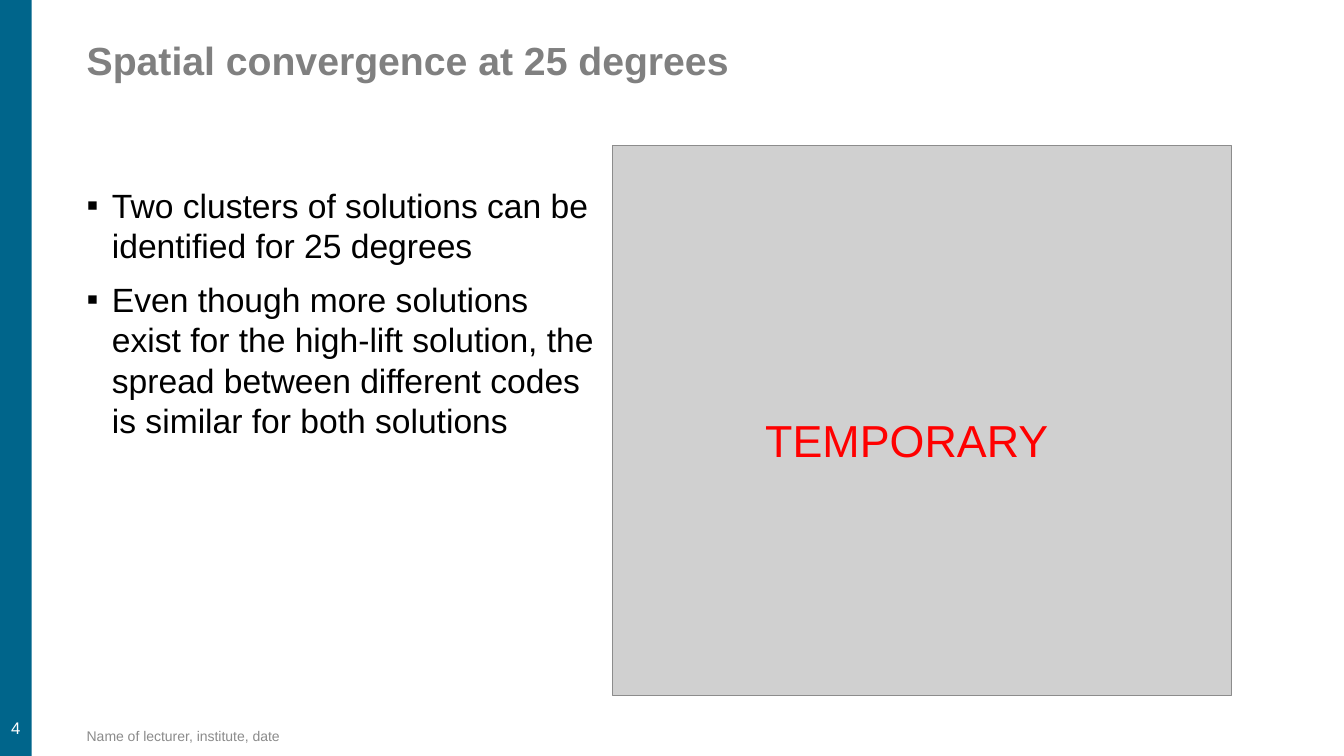
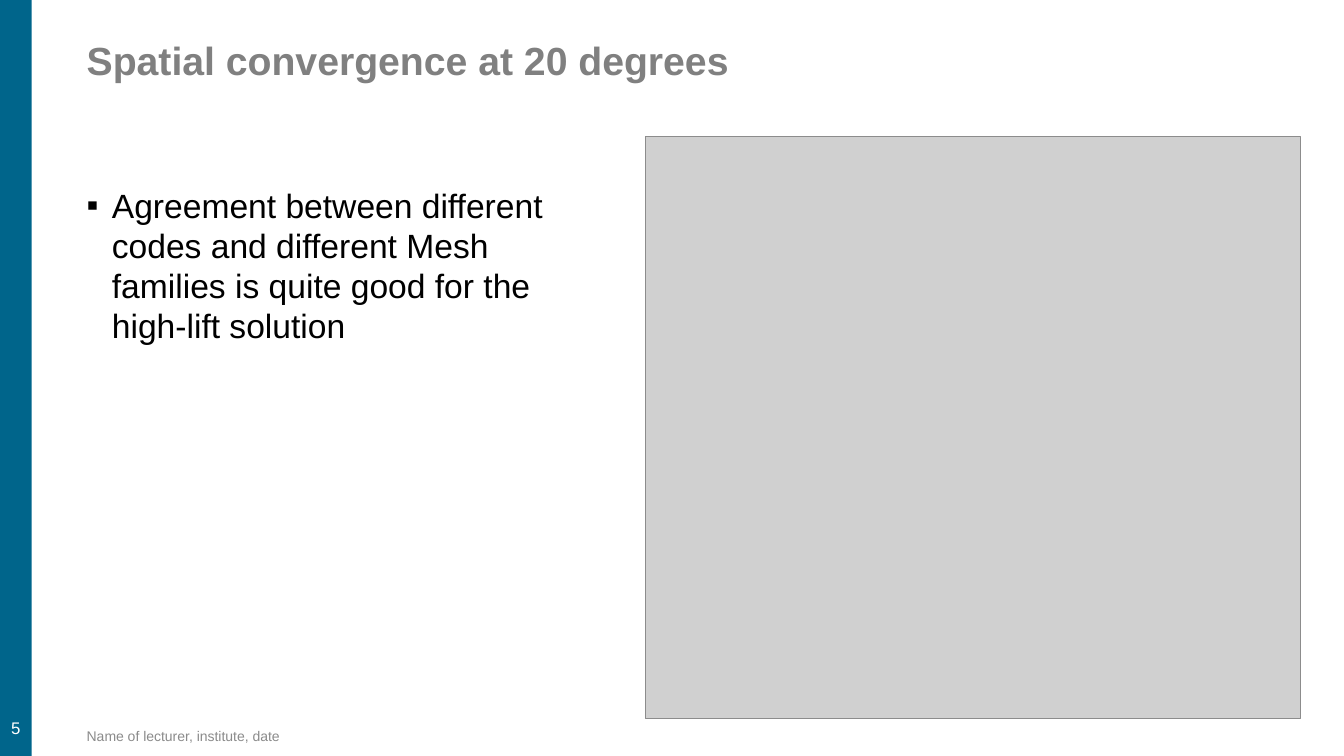
Before and after one commit to HiLiftPW-Committee/HLPW6-RANS-MULTI-SOLN, a slide deck: slide 5 of Vision.pptx (slide 4 before the commit). Drawn at 1344x756 pixels with LibreOffice and Linux fonts; fonts in the diff are those of the drawing; grey boxes stand for pictures; background and template pictures are left out. Boxes give left, top, right and bottom in pixels: in the first picture for what was removed or moved away, otherwise in the second. Text is boxed around its words. In the diff, an @@ line names an element or a change of style, - is before the commit and + after.

Commit message:
Updated Spatial convergence

```diff
--- a/Vision.pptx
+++ b/Vision.pptx
@@ title at box(87, 46, 728, 83): text changed @@
-Spatial convergence at 25 degrees
+Spatial convergence at 20 degrees
@@ picture: place and size @@
-picture at box(612, 145, 1231, 696)
+picture at box(645, 137, 1301, 719)
@@ text at box(112, 193, 543, 345): text changed @@
-▪ Two clusters of solutions can be identified for 25 degrees
-▪ Even though more solutions exist for the high-lift solution, the spread between different codes is similar for both solutions
+▪ Agreement between different codes and different Mesh families is quite good for the high-lift solution
@@ text removed at box(765, 425, 1048, 458) @@
-TEMPORARY
@@ page number at box(11, 722, 20, 734): text changed @@
-4
+5
```
Also in this commit, not shown: 3 other slides changed, 1 slide added.
